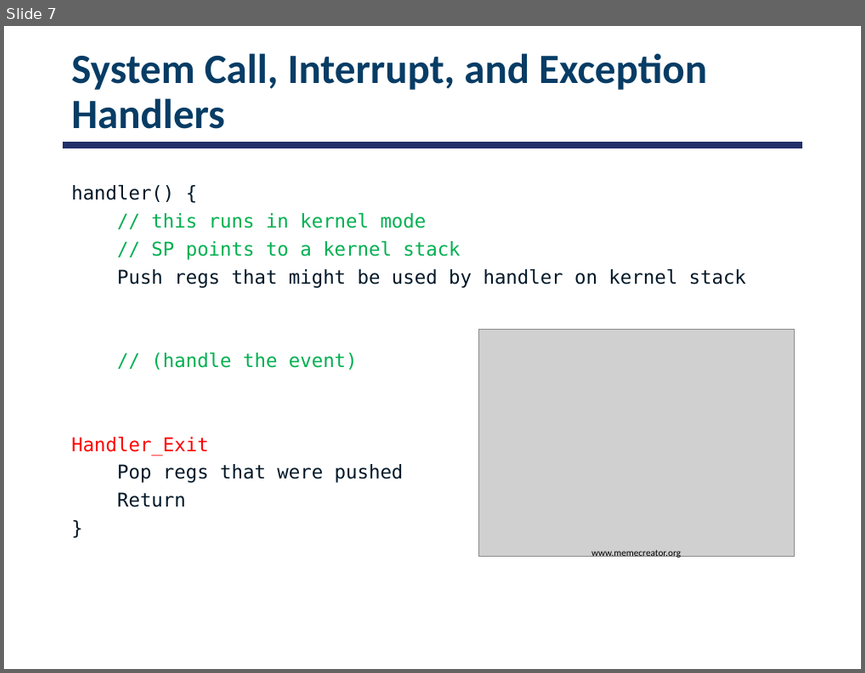
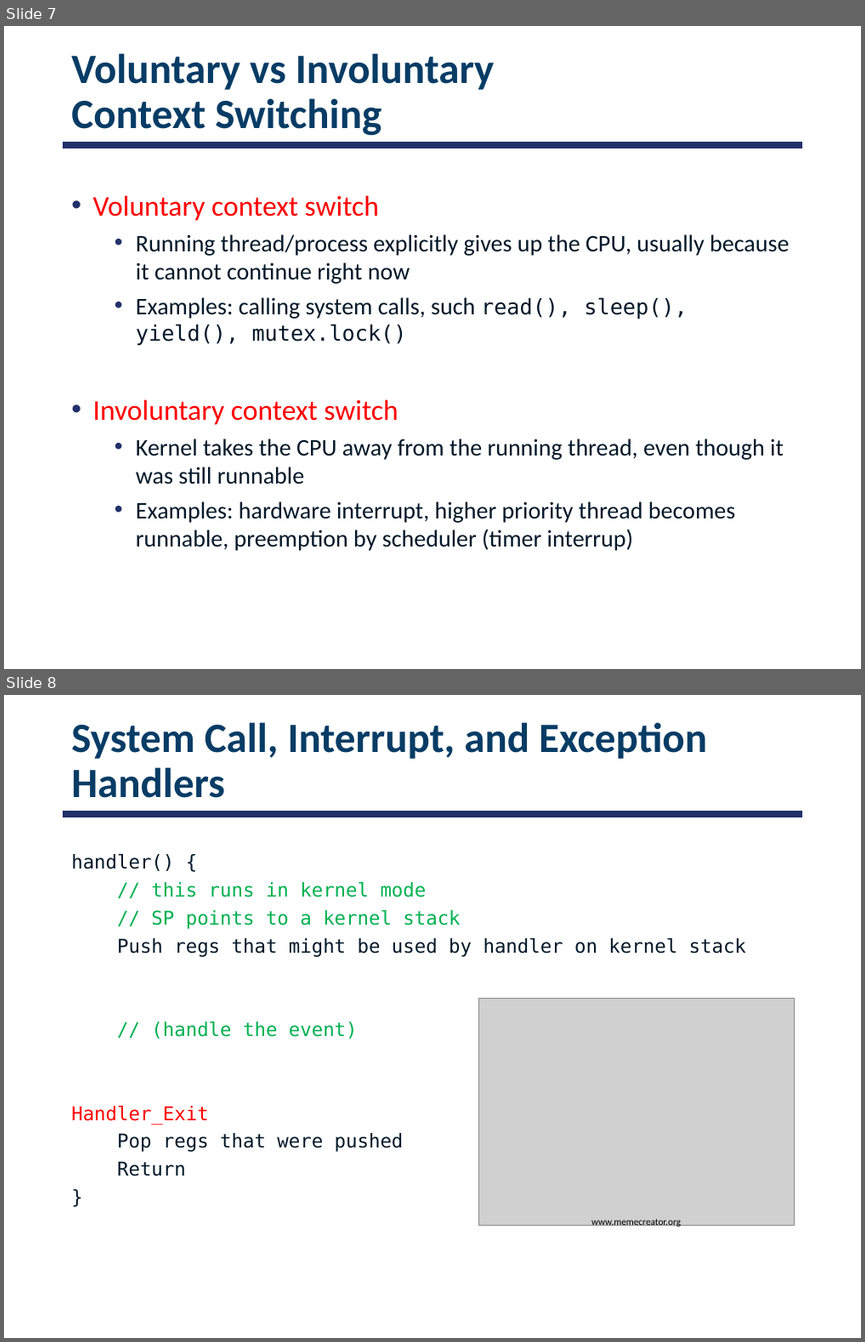
Before and after one commit to smajidzahedi/ECE350, a slide deck: Lectures/03-multithreaded.pptx. Shown one above the other, each under a label of ours: slide 7 before the commit, slides 7 and 8 after it. The pictures are 865x673 and 865x1342 pixels, drawn with LibreOffice and Linux fonts; fonts in the diff are those of the drawing; grey boxes stand for pictures. Boxes give left, top, right and bottom in pixels: in the first picture for what was removed or moved away, otherwise in the second. Text is boxed around its words. In the diff, an @@ line names an element or a change of style, - is before the commit and + after.

```diff
--- a/Lectures/03-multithreaded.pptx
+++ b/Lectures/03-multithreaded.pptx
@@ slide 7 added at <box>4,26,861,669</box>, background #FFFFFF; not listed: 1 template element that a slide beside it also shows @@
@@ title added at <box>71,53,494,136</box>, 35 pt, text #073C65, bold @@
+Voluntary vs Involuntary
+Context Switching
@@ text added at <box>93,195,789,550</box>, 20 pt, text #031828 @@
+• Voluntary context switch
+  • Running thread/process explicitly gives up the CPU, usually because it cannot continue right now
+  • Examples: calling system calls, such read(), sleep(), yield(), mutex.lock()
+• Involuntary context switch
+  • Kernel takes the CPU away from the running thread, even though it was still runnable
+  • Examples: hardware interrupt, higher priority thread becomes runnable, preemption by scheduler (timer interrup)
@@ what was slide 7 is now slide 8 @@
```
Also in this commit, not shown: 2 slides changed, 3 other files.
